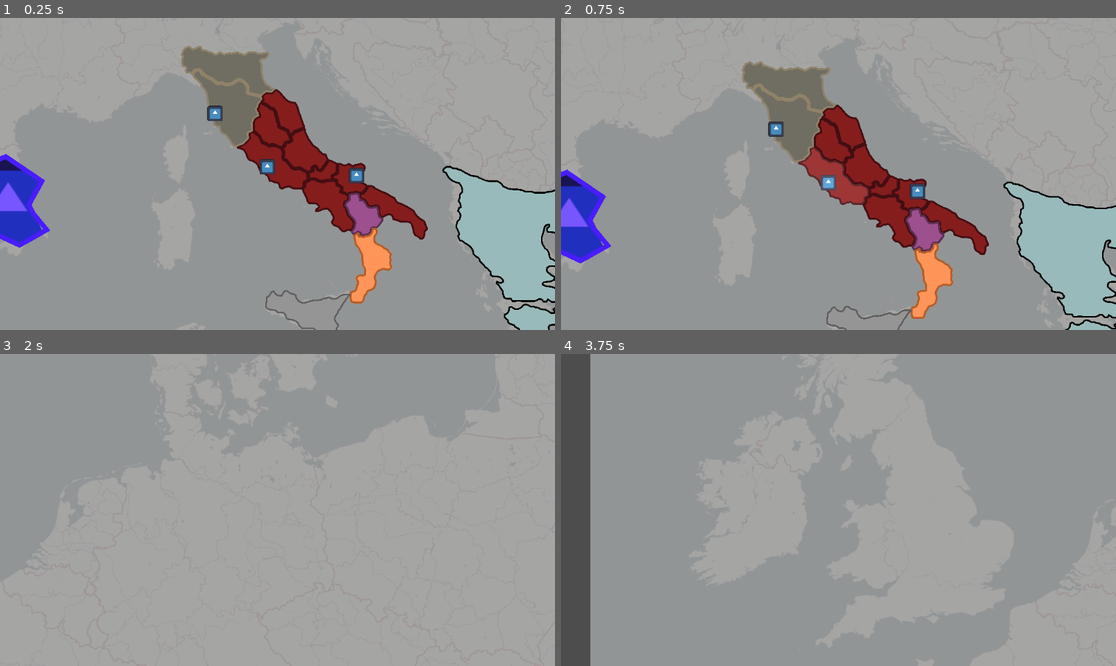
Above: before the commit, frames 1-4 (two rows, left to right).
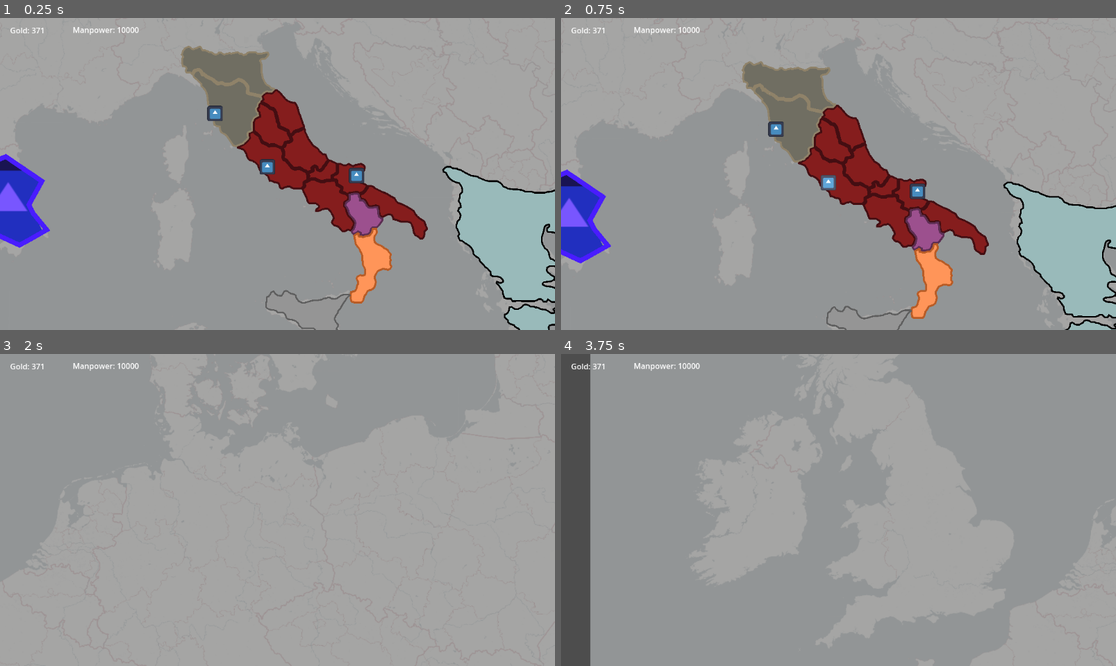
Above: after the commit, the same moments.

Repository: Lucasdelpiero/RTS
Game: Godot game, scene res://Map/world.tscn
The game is run twice, just before and just after one commit, with the same random seed, the same clock (stepped at 60 frames per second) and the same inputs. The engine's default icon, where the game draws it, is replaced by a stand-in: a white triangle on a blue panel in a dark square.
Inputs (mouse positions are in pixels of both pictures, inside the frame that each line leads up to):
- Up to frame 1 (0.25 s): no input
- Up to frame 2 (0.75 s): tap Enter at 0.5 s; move the mouse to (827, 167) at 0.52 s; hold W (Up) from 0.53 s (still down); click (827, 167) at 0.6 s
- Up to frame 3 (2 s): keep holding W (Up); move the mouse to (216, 616) at 1.27 s; right-click (216, 616) at 1.35 s; click (216, 616) at 1.42 s
- Up to frame 4 (3.75 s): move the mouse to (672, 463) at 2.02 s; release W (Up) at 2.03 s; hold A (Left) 2.03-3.53 s; click (672, 463) at 2.1 s; move the mouse to (866, 510) at 2.77 s; right-click (866, 510) at 2.85 s; click (866, 510) at 2.92 s; move the mouse to (755, 432) at 3.52 s; hold S (Down) from 3.53 s (still down); click (755, 432) at 3.6 s

The runs differ from the first frame. In frame 1, 0.2% of the frame differs, in the area x 1-26%, y 2-6%; in frame 2, 1.0%, in the area x 1-56%, y 2-60%; in frame 3, 0.2%; in frame 4, 0.2%.
Error after the commit: Invalid call. Nonexistent function 'set_hovered' in base 'Nil'. (res://Map/mouse.gd:51)

Commit message:
Hovering over entities managed from mouse, primitive HUD added

Diff:
--- a/Map/Province.gd
+++ b/Map/Province.gd
@@ -35,6 +35,12 @@
 
 # The scene root first children
 var world = null
+
+# Control
+var hovered = false
+var selected = false
+var mouseOverSelf = false : set = send_mouse_over
+signal sg_mouseOverSelf(mouseOverSelf)
 
 func _ready():
 	await get_tree().create_timer(1).timeout
@@ -92,13 +98,35 @@
 			self.color = nation.nationColor
 	pass
 
+func send_mouse_over(value):
+	mouseOverSelf = value
+	var data_temp = {
+		"mouseOverSelf" = value ,
+		"node" = self,
+	}
+	emit_signal("sg_mouseOverSelf", data_temp)
+	pass
+
 func _on_mouse_detector_mouse_entered():
+	mouseOverSelf = true
+#	hovered = true
 	Globals.mouse_in_province = ID
-	set_material(load("res://Map/Glow.tres"))
+#	set_material(load("res://Map/Glow.tres"))
 	pass # Replace with function body.
 
 
 func _on_mouse_detector_mouse_exited():
+	mouseOverSelf = false
+#	hovered = false
 	Globals.mouse_in_province = null
-	set_material(null)
+#	set_material(null)
 	pass # Replace with function body.
+
+func set_hovered(value):
+	hovered = value
+	var shader = null
+	print(hovered)
+	if hovered:
+		shader = load("res://Map/Glow.tres")
+
+	set_material(shader)
--- a/Map/army.gd
+++ b/Map/army.gd
@@ -23,6 +23,8 @@
 ## CONTROL
 var hovered = false
 var selected = false
+var mouseOverSelf = false : set = send_mouse_over
+signal sg_mouseOverSelf(mouseOverSelf) # Signal to say if the mouse is over the node
 
 signal get_pathfinding(army ,current_position)
 # Get the gravity from the project settings to be synced with RigidBody nodes.
@@ -122,15 +124,37 @@
 	pass
 
 
+func send_mouse_over(value):
+	mouseOverSelf = value
+	var data_temp = {
+		"mouseOverSelf" = value ,
+		"node" = self,
+	}
+	emit_signal("sg_mouseOverSelf", data_temp)
+#	print(mouseOverSelf)
 
+# If the mouse is over or leave the node sends a signal on the change of the boolean
 func _on_area_2d_mouse_entered():
-	hovered = true
-	icon.set_material(load("res://Map/Glow.tres"))
+	mouseOverSelf = true # activates signal sg_mouseOverSelf
+#	hovered = true
+#	icon.set_material(load("res://Map/Glow.tres"))
 #	print("Hovered")
 	pass # Replace with function body.
 
+func _on_area_2d_mouse_exited():
+	mouseOverSelf = false # activates signal sg_mouseOverSelf
+#	hovered = false
+#	icon.set_material(null)
+	pass # Replace with function body.
 
-func _on_area_2d_mouse_exited():
-	hovered = false
-	icon.set_material(null)
-	pass # Replace with function body.
+func set_hovered(value):
+	hovered = value
+	var shader = null
+	if value == true:
+		shader = load("res://Map/Glow.tres")
+	icon.set_material(shader)
+	pass
+
+func set_selected(value):
+	selected = value
+	pass
--- a/Map/army.tscn
+++ b/Map/army.tscn
@@ -1,7 +1,6 @@
-[gd_scene load_steps=5 format=3 uid="uid://bsuv2fxb0uq4f"]
+[gd_scene load_steps=4 format=3 uid="uid://bsuv2fxb0uq4f"]
 
 [ext_resource type="Script" path="res://Map/army.gd" id="1_836ho"]
-[ext_resource type="Material" uid="uid://d1vgtwpksf6ad" path="res://Map/Glow.tres" id="1_r86a0"]
 [ext_resource type="Texture2D" uid="uid://cgp6f6m73ehi7" path="res://icon.svg" id="1_xkwou"]
 
 [sub_resource type="CircleShape2D" id="CircleShape2D_sdhy1"]
@@ -10,7 +9,6 @@
 [node name="Army" type="CharacterBody2D" groups=["armies"]]
 z_index = 100
 z_as_relative = false
-material = ExtResource("1_r86a0")
 script = ExtResource("1_836ho")
 SPEED = 30
 
@@ -35,6 +33,8 @@
 texture = ExtResource("1_xkwou")
 
 [node name="Area2D" type="Area2D" parent="."]
+monitoring = false
+monitorable = false
 
 [node name="CollisionShape2D" type="CollisionShape2D" parent="Area2D"]
 visible = false
--- /dev/null
+++ b/Map/campaign_ui.gd
@@ -0,0 +1,20 @@
+extends CanvasLayer
+
+var gold = 0
+@onready var goldLabel = %GoldLabel
+@onready var manpowerLabel = %ManpowerLabel
+
+
+# Called when the node enters the scene tree for the first time.
+func _ready():
+	pass # Replace with function body.
+
+
+# Called every frame. 'delta' is the elapsed time since the previous frame.
+func _process(delta):
+	pass
+
+func update_data(data):
+	goldLabel.text = "Gold: %d" % [data.gold]
+	manpowerLabel.text = "Manpower: %d" % [data.manpower]
+	pass
--- /dev/null
+++ b/Map/campaign_ui.tscn
@@ -0,0 +1,35 @@
+[gd_scene load_steps=2 format=3 uid="uid://c73juj4femhdw"]
+
+[ext_resource type="Script" path="res://Map/campaign_ui.gd" id="1_m73j6"]
+
+[node name="CampaingUI" type="CanvasLayer"]
+script = ExtResource("1_m73j6")
+
+[node name="Container" type="Control" parent="."]
+z_index = 1000
+z_as_relative = false
+layout_mode = 3
+anchors_preset = 15
+anchor_right = 1.0
+anchor_bottom = 1.0
+grow_horizontal = 2
+grow_vertical = 2
+mouse_filter = 2
+
+[node name="GoldLabel" type="Label" parent="Container"]
+unique_name_in_owner = true
+layout_mode = 0
+offset_left = 21.0
+offset_top = 14.0
+offset_right = 67.0
+offset_bottom = 40.0
+text = "Gold: "
+
+[node name="ManpowerLabel" type="Label" parent="Container"]
+unique_name_in_owner = true
+layout_mode = 0
+offset_left = 151.0
+offset_top = 13.0
+offset_right = 191.0
+offset_bottom = 36.0
+text = "Manpower:"
--- /dev/null
+++ b/Map/mouse.gd
@@ -0,0 +1,51 @@
+extends Node2D
+
+# for army
+var hovered := []
+var selected := []
+
+var provinceWithMouseOver = null
+
+
+## Gets in a list the
+func update_army_campaing_selection(data):
+	# If the army has the mouse over it, it will be added to a list
+	if (data.mouseOverSelf):
+		hovered.push_back( data.node )
+	# If doesnt have the mouse anymore it will be deleted from the list
+	else:
+		var temp = hovered.duplicate()
+		for i in hovered.size():
+			if hovered[i] == data.node:
+#				print("a borrarte ameo")
+				temp.remove_at(i)
+				data.node.set_hovered(false)
+		hovered = temp.duplicate()
+
+	if hovered.size() > 0:
+		hovered[0].set_hovered(true)
+#	for node in hovered:
+#		node.set_hovered(true)
+
+	update_province_selection(null) # Used to update the provinces to being unhovered
+
+func update_province_selection(data):
+	# Updating the function with data == null just updates without adding info
+	# If the province doesnt have the mouse over it, it will stop being hovered
+	if data != null:
+		if data.mouseOverSelf == false :
+			data.node.set_hovered(false)
+			provinceWithMouseOver.set_hovered(false)
+			print("aaaaalf")
+	# If the province has the mouse over it, the province will get stored
+		else:
+			provinceWithMouseOver = data.node
+
+	### PRIORITY FOR ENTITIES TO BEING HOVERED
+	# For a province to be considered hovered, there should not be any army currently being hovered
+	# and also has to have the mouse over it
+	# It needs to be separated from the indentation in "data!= null" so it can updated once the army is unhovered
+	if hovered.size() == 0 and provinceWithMouseOver.mouseOverSelf:
+		provinceWithMouseOver.set_hovered(true)
+	else:
+		provinceWithMouseOver.set_hovered(false)
--- /dev/null
+++ b/Map/mouse.tscn
@@ -0,0 +1,6 @@
+[gd_scene load_steps=2 format=3 uid="uid://didsq2xr3ehri"]
+
+[ext_resource type="Script" path="res://Map/mouse.gd" id="1_07bqd"]
+
+[node name="Mouse" type="Node2D"]
+script = ExtResource("1_07bqd")
--- a/Map/nation.gd
+++ b/Map/nation.gd
@@ -4,6 +4,7 @@
 @export_color_no_alpha var nationOutline = Color(0, 0, 0)
 @export_color_no_alpha var nationColor = Color(0, 0, 0)
 @export_range(10, 1000, 0.1) var gold = 100
+@export_range(0, 500000, 1) var manpower = 10000
 @export var isPlayer = false
 
 # Called when the node enters the scene tree for the first time.
--- a/Map/world.gd
+++ b/Map/world.gd
@@ -5,7 +5,11 @@
 @onready var navigation = $NavigationRegion2D
 @onready var army = %Army
 @onready var nationsGroup = $NationsGroup
+@onready var UI = %CampaingUI
+@onready var mouse = $Mouse
+
 var playerNation = null
+var playerNode = null
 var nations := []
 # Called when the node enters the scene tree for the first time.
 func _ready():
@@ -16,15 +20,21 @@
 	for nation in nations:
 		if nation.isPlayer == true:
 			playerNation = nation.NATION_TAG
+			playerNode = nation
 
 	for army in get_tree().get_nodes_in_group("armies"):
 		army.world = self
 		army.get_to_closer_point(map)
+		army.sg_mouseOverSelf.connect(mouse.update_army_campaing_selection)
+#		connect("sg_mouseOverSelf", mouse, "update")
 
 	var provinces = get_tree().get_nodes_in_group("provinces")
 	for province in provinces:
 		province.world = self
 		province.update_to_nation_color()
+		province.sg_mouseOverSelf.connect(mouse.update_province_selection)
+
+	send_data_to_ui()
 
 # Called every frame. 'delta' is the elapsed time since the previous frame.
 func _process(delta):
@@ -60,3 +70,11 @@
 func get_nav_path(from : int, to : int ):
 	map.get_point_path(from, to)
 	pass
+
+func send_data_to_ui():
+	var data = {
+		"gold" : playerNode.gold ,
+		"manpower" : playerNode.manpower ,
+	}
+	UI.update_data(data)
+	pass
--- a/Map/world.tscn
+++ b/Map/world.tscn
@@ -1,9 +1,11 @@
-[gd_scene load_steps=11 format=3 uid="uid://bvm45rxpdusoh"]
+[gd_scene load_steps=13 format=3 uid="uid://bvm45rxpdusoh"]
 
 [ext_resource type="Script" path="res://Map/world.gd" id="1_qiij3"]
 [ext_resource type="Texture2D" uid="uid://cbji4uhav74fm" path="res://Map/EuropeMap.png" id="1_v5ckb"]
 [ext_resource type="PackedScene" uid="uid://bsuv2fxb0uq4f" path="res://Map/army.tscn" id="2_2lid3"]
+[ext_resource type="PackedScene" uid="uid://c73juj4femhdw" path="res://Map/campaign_ui.tscn" id="2_8hjxc"]
 [ext_resource type="PackedScene" uid="uid://cfcfhmytywga" path="res://Map/nation.tscn" id="2_ipllx"]
+[ext_resource type="PackedScene" uid="uid://didsq2xr3ehri" path="res://Map/mouse.tscn" id="2_se4b2"]
 [ext_resource type="PackedScene" uid="uid://hb4l2h7cpx1y" path="res://Map/pos_province.tscn" id="3_6xwkc"]
 [ext_resource type="Texture2D" uid="uid://cgp6f6m73ehi7" path="res://icon.svg" id="3_dkw6f"]
 [ext_resource type="PackedScene" uid="uid://dec3vxw320ceh" path="res://Map/province.tscn" id="5_rmlct"]
@@ -20,11 +22,17 @@
 script = ExtResource("1_qiij3")
 metadata/_edit_lock_ = true
 
+[node name="Mouse" parent="." instance=ExtResource("2_se4b2")]
+
+[node name="CampaingUI" parent="." instance=ExtResource("2_8hjxc")]
+unique_name_in_owner = true
+
 [node name="NationsGroup" type="Node" parent="."]
 
 [node name="Rome" parent="NationsGroup" instance=ExtResource("2_ipllx")]
 nationOutline = Color(0.266667, 0.054902, 0.0705882, 1)
 nationColor = Color(0.521569, 0.117647, 0.117647, 1)
+gold = 371
 isPlayer = true
 
 [node name="Army" parent="NationsGroup/Rome" instance=ExtResource("2_2lid3")]
@@ -44,6 +52,7 @@
 
 [node name="Army" parent="NationsGroup/Etruria" instance=ExtResource("2_2lid3")]
 position = Vector2(604, 358)
+ownership = 2
 
 [node name="EuropeMap" type="Sprite2D" parent="."]
 visible = false
@@ -285,6 +294,7 @@
 script = ExtResource("8_w7mv1")
 desaceleration = 15
 
+[editable path="CampaingUI"]
 [editable path="Cool texturing/West"]
 [editable path="Italy/Rome"]
 [editable path="Italy/Rome/PosProvince"]
